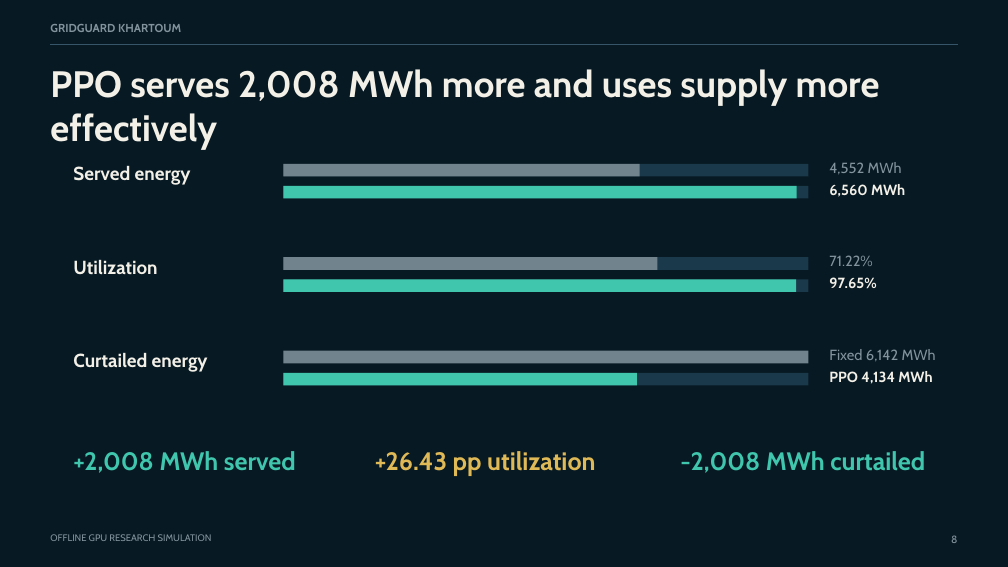
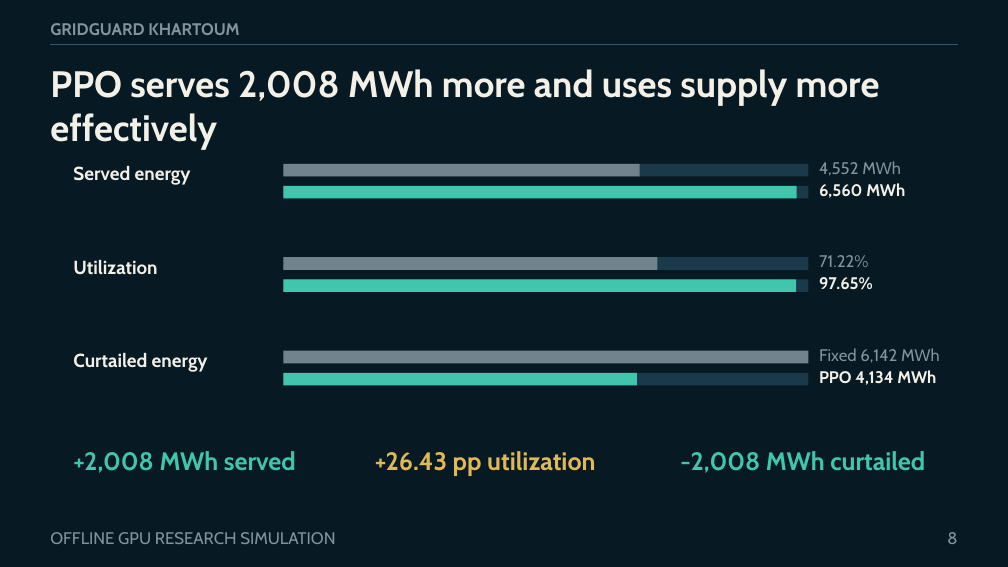
Before and after one commit to boomout2012-afk/gridguard-khartoum, a slide deck: slide 8 of output/presentation/gridguard-khartoum-defense.pptx. Drawn at 1008x567 pixels with LibreOffice and Linux fonts; fonts in the diff are those of the drawing. Boxes give left, top, right and bottom in pixels: in the first picture for what was removed or moved away, otherwise in the second. Text is boxed around its words. In the diff, an @@ line names an element or a change of style, - is before the commit and + after.

```diff
--- a/output/presentation/gridguard-khartoum-defense.pptx
+++ b/output/presentation/gridguard-khartoum-defense.pptx
@@ text "GRIDGUARD KHARTOUM" at (x1=50, y1=23, x2=239, y2=35): size 11 to 16 pt @@
@@ text "4,552 MWh" moved from (x1=829, y1=162, x2=902, y2=174) to (x1=819, y1=161, x2=901, y2=176) @@
@@ text "6,560 MWh" moved from (x1=829, y1=184, x2=905, y2=197) to (x1=819, y1=183, x2=905, y2=198) @@
@@ text "71.22%" moved from (x1=829, y1=255, x2=872, y2=266) to (x1=819, y1=255, x2=868, y2=267) @@
@@ size 14 to 16 pt in 6 elements at (x1=819, y1=348, x2=940, y2=362), (x1=819, y1=370, x2=936, y2=385), (x1=819, y1=161, x2=901, y2=176), (x1=819, y1=183, x2=905, y2=198), (x1=819, y1=255, x2=868, y2=267), (x1=819, y1=277, x2=873, y2=290) @@
@@ text "97.65%" moved from (x1=829, y1=277, x2=876, y2=289) to (x1=819, y1=277, x2=873, y2=290) @@
@@ text "Fixed 6,142 MWh" moved from (x1=829, y1=349, x2=936, y2=361) to (x1=819, y1=348, x2=940, y2=362) @@
@@ text "PPO 4,134 MWh" moved from (x1=829, y1=371, x2=932, y2=384) to (x1=819, y1=370, x2=936, y2=385) @@
@@ text "OFFLINE GPU RESEARCH SIMULATION" at (x1=50, y1=532, x2=335, y2=544): size 9 to 16 pt @@
@@ text "8" at (x1=947, y1=532, x2=957, y2=544): size 10 to 16 pt @@
```
Also in this commit, not shown: 11 other slides changed.
